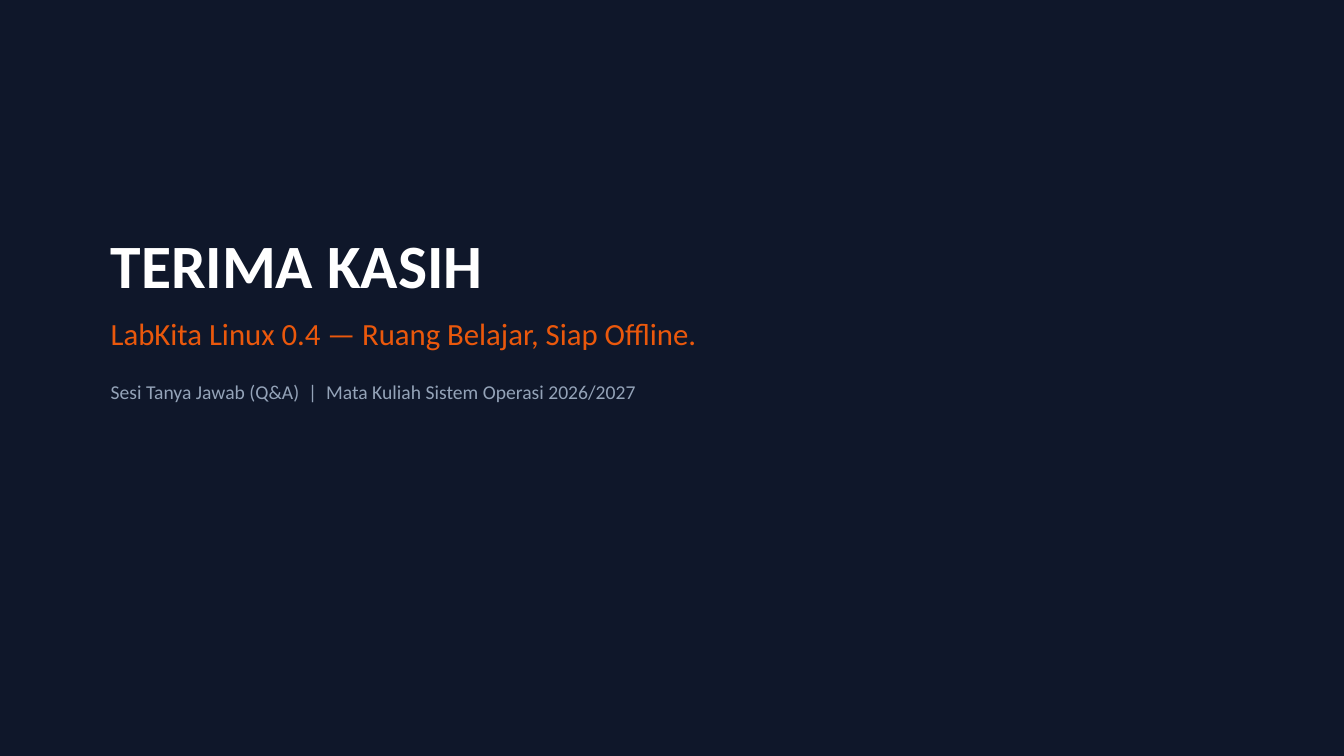
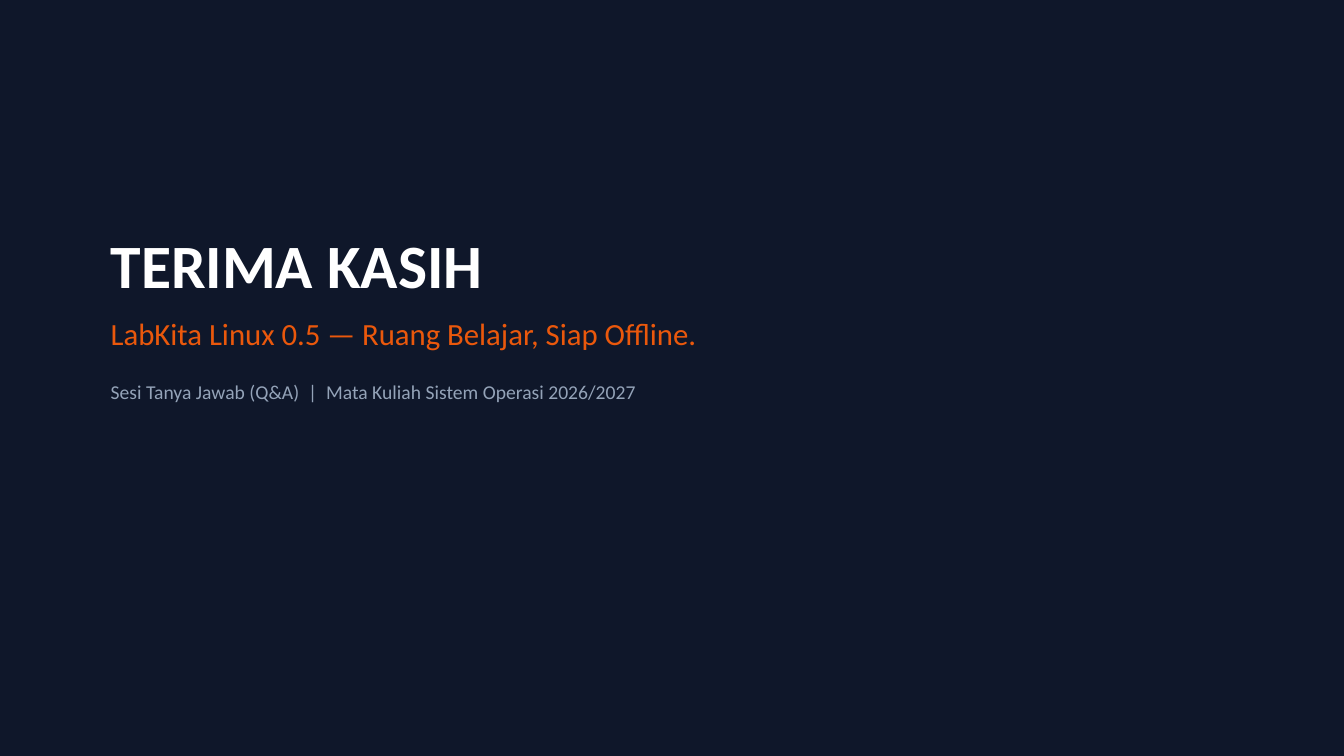
Before and after one commit to luvices/labkita, a slide deck: slide 13 of docs/presentation/labkita-presentation.pptx. Drawn at 1344x756 pixels with LibreOffice and Linux fonts; fonts in the diff are those of the drawing. Boxes give left, top, right and bottom in pixels: in the first picture for what was removed or moved away, otherwise in the second. Text is boxed around its words. In the diff, an @@ line names an element or a change of style, - is before the commit and + after.

Commit message:
docs(v05): update docs, report PDF, and slides for LabKita Linux 0.5 GUI release

```diff
--- a/docs/presentation/labkita-presentation.pptx
+++ b/docs/presentation/labkita-presentation.pptx
@@ text at box(111, 323, 696, 351): text changed @@
-LabKita Linux 0.4 — Ruang Belajar, Siap Offline.
+LabKita Linux 0.5 — Ruang Belajar, Siap Offline.
```
Also in this commit, not shown: 9 other slides changed, 7 other files.
